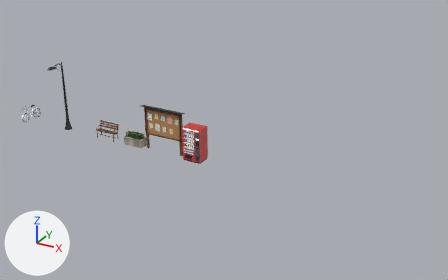
Two versions of the glTF model assets/models/env/second_ai/street_props.glb, one commit apart.
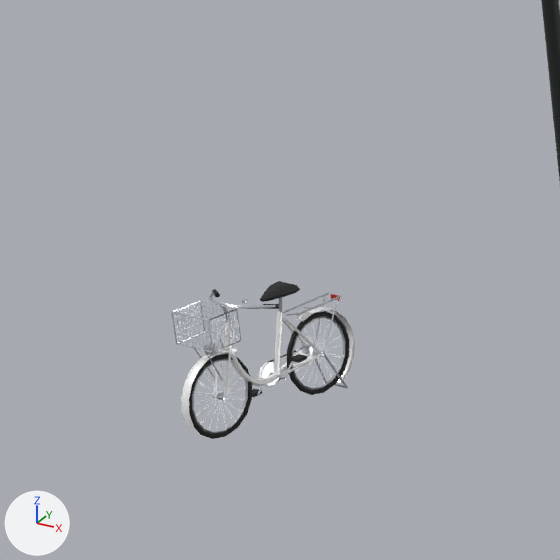
The first picture shows the older version from a camera (50 mm lens) standing at (28.1, -26.0, 14.5) and looking at (13.6, 0.4, 1.3). The close-ups show the older and then the newer version on the part from 0% to 14% of the width and 26% to 49% of the height of that picture. Only the edits that show in the close-ups are written down. The axes (+X, +Y, +Z) are drawn at lower left. The lights are the same throughout. Where no turn or scale is listed for an object, it has been applied to the vertices.

Script lines for the objects in view, before the commit:
```python
me_bike_city = bpy.data.meshes.new('bike_city')
me_bike_city.from_pydata(...)  # 890 vertices, 1484 faces; spans x -0.31..0.31, y -0.8..0.8, z 0.0..0.97
# faces by material slot: [448, 656, 34, 334, 12]
me_bike_city.materials.append(mat_bike_dark)  # black #1e1f21
me_bike_city.materials.append(mat_bike_metal)  # light grey #b9bdc3
me_bike_city.materials.append(mat_bike_alpha)
me_bike_city.materials.append(mat_bike_frame)  # white #ffffff
me_bike_city.materials.append(mat_bike_reflector)  # red #b3261e
me_lamp_post = bpy.data.meshes.new('lamp_post')
me_lamp_post.from_pydata(...)  # 304 vertices, 584 faces; spans x -0.23..0.23, y -1.13..0.23, z 0.0..4.23
me_lamp_post.materials.append(mat_lamp_paint)  # dark grey #2e3532
ob_bike_city = bpy.data.objects.new('bike_city', me_bike_city)
ob_bike_city.location = (0.0, 0.0, 0.0)
ob_lamp_post = bpy.data.objects.new('lamp_post', me_lamp_post)
ob_lamp_post.location = (3.0, 0.0, 0.0)
```
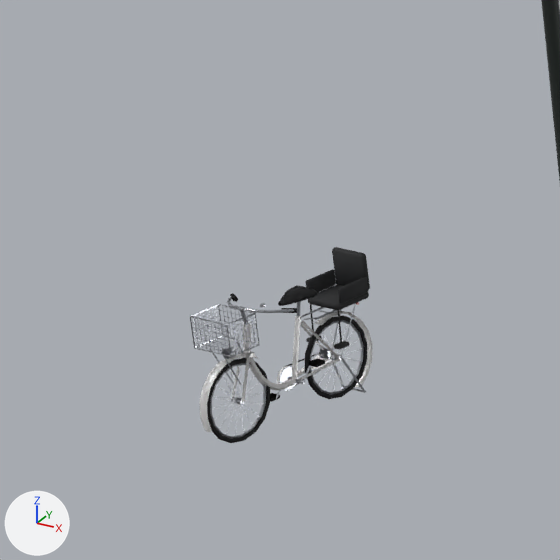
The change, as a list of edits to the scene's bpy script:
```text
Add me_bike_city_child:
    me_bike_city_child.from_pydata(...)  # 1050 vertices, 1772 faces; spans x -0.31..0.31, y -0.8..0.8, z 0.0..1.02
    # faces by material slot: [736, 656, 34, 334, 12]
    me_bike_city_child.materials.append(mat_bike_dark)  # black #1e1f21
    me_bike_city_child.materials.append(mat_bike_metal)  # light grey #b9bdc3
    me_bike_city_child.materials.append(mat_bike_alpha)
    me_bike_city_child.materials.append(mat_bike_frame)  # white #ffffff
    me_bike_city_child.materials.append(mat_bike_reflector)  # red #b3261e
Change ob_bike_city:
    ob_bike_city.location: (0.0, 0.0, 0.0) -> (0.17, 0.0, 0.0)
Add ob_bike_city_child:
    ob_bike_city_child = bpy.data.objects.new('bike_city_child', me_bike_city_child)
    ob_bike_city_child.location = (0.17, 0.0, 0.0)
```

Changed parts and their boxes [x1, y1, x2, y2] in the close-ups (560 x 560 px):
'bike_city_child', added
    after: [190, 247, 373, 443]
    faces in mat_bike_dark (black #1e1f21): [207, 247, 370, 443]
    faces in mat_bike_frame (white #ffffff): [199, 311, 373, 432]
    faces in mat_bike_metal (light grey #b9bdc3): [190, 295, 366, 439]
    faces in mat_bike_alpha: [191, 307, 362, 433]
'bike_city', moved (not visible afterwards)
    before: [171, 281, 355, 439]
